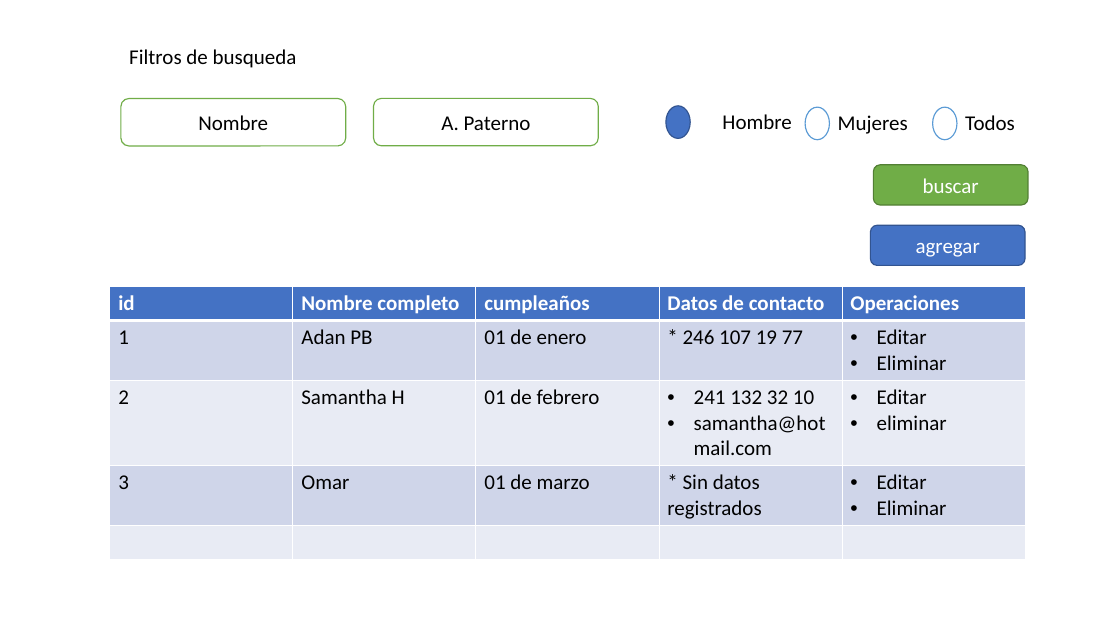
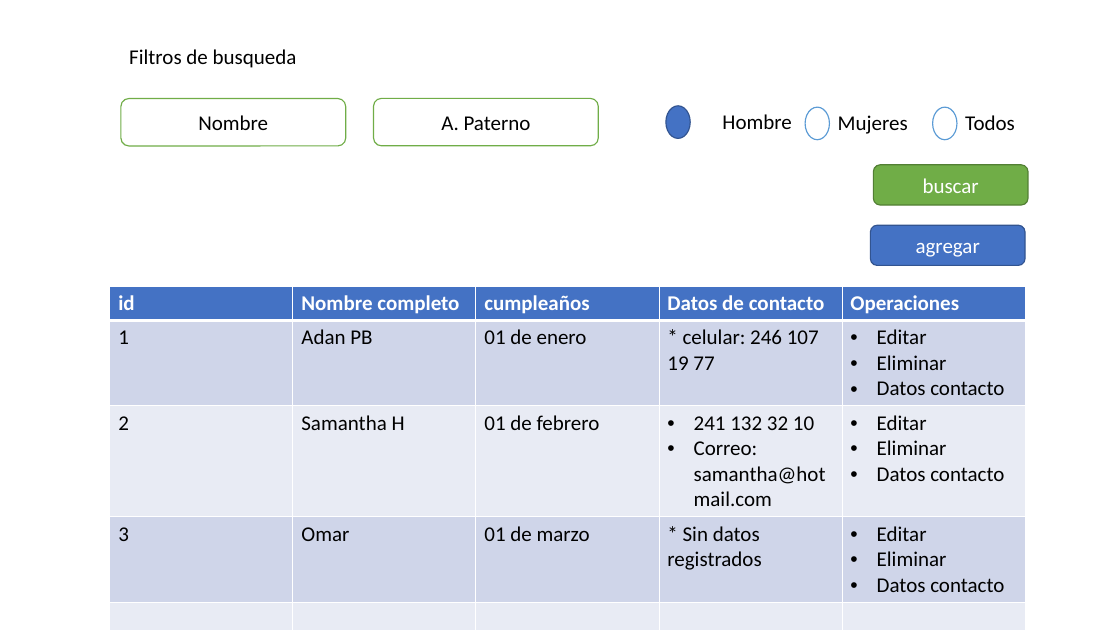
Before and after one commit to enriquecr1990/cap_php_ago22, a slide deck: slide 4 of presentacion/Presentación1.pptx. Drawn at 1120x630 pixels with LibreOffice and Linux fonts; fonts in the diff are those of the drawing. Boxes give left, top, right and bottom in pixels: in the first picture for what was removed or moved away, otherwise in the second. Text is boxed around its words. In the diff, an @@ line names an element or a change of style, - is before the commit and + after.

```diff
--- a/presentacion/Presentación1.pptx
+++ b/presentacion/Presentación1.pptx
@@ table at (x1=110, y1=287, x2=1026, y2=630) @@
-row 2, column 4: * 246 107 19 77
+row 2, column 4: * celular: 246 107 19 77
-row 2, column 5: Editar / Eliminar
+row 2, column 5: Editar / Eliminar / Datos contacto
-row 3, column 4: 241 132 32 10 / samantha@hotmail.com
+row 3, column 4: 241 132 32 10 / Correo: samantha@hotmail.com
-row 3, column 5: Editar / eliminar
+row 3, column 5: Editar / Eliminar / Datos contacto
-row 4, column 5: Editar / Eliminar
+row 4, column 5: Editar / Eliminar / Datos contacto
```
Also in this commit, not shown: 1 slide added, 10 other files.
